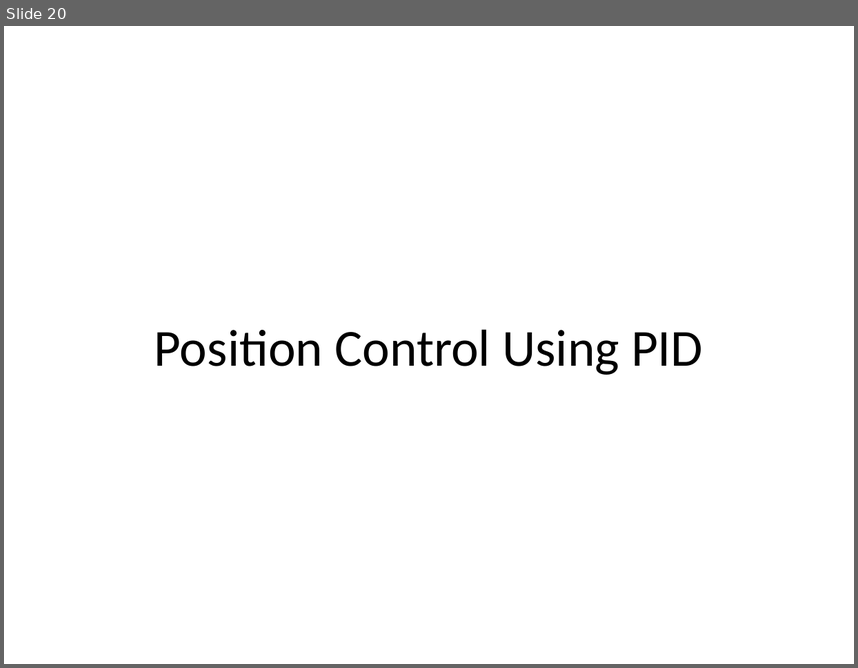
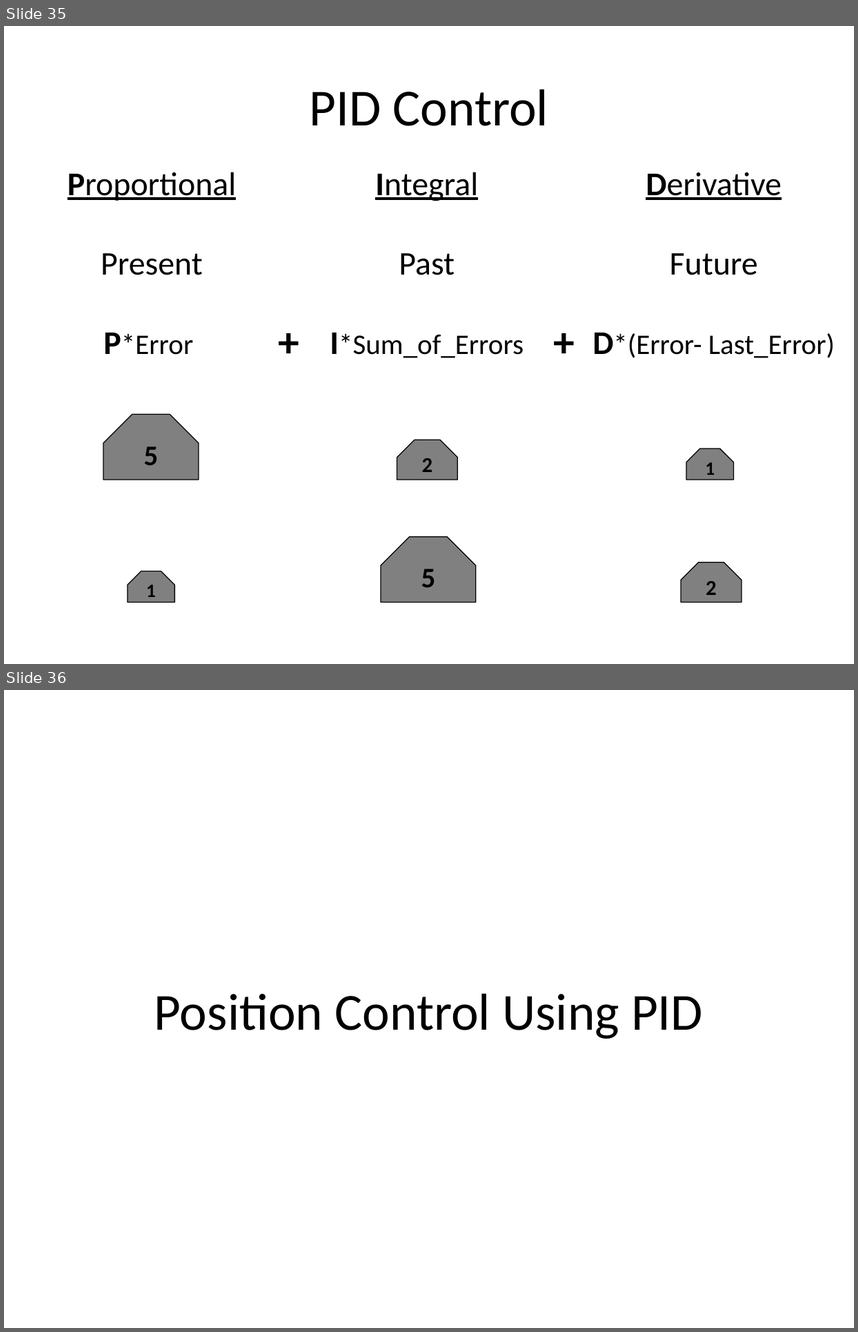
Before and after one commit to arkorobotics/PID, a slide deck: Documents/PID.pptx. Shown one above the other, each under a label of ours: slide 20 before the commit, slides 35 and 36 after it. The pictures are 858x668 and 858x1332 pixels, drawn with LibreOffice and Linux fonts; fonts in the diff are those of the drawing. Boxes give left, top, right and bottom in pixels: in the first picture for what was removed or moved away, otherwise in the second. Text is boxed around its words. In the diff, an @@ line names an element or a change of style, - is before the commit and + after.

```diff
--- a/Documents/PID.pptx
+++ b/Documents/PID.pptx
@@ slide 35 added at box(4, 26, 854, 664), background #FFFFFF @@
@@ title added at box(309, 89, 548, 126), 44 pt, text #000000 @@
+PID Control
@@ text added at box(67, 172, 236, 354), 28 pt, text #000000 @@
+Proportional
+Present
+P*Error
@@ text added at box(330, 172, 524, 358), 24 pt, text #000000 @@
+Integral
+Past
+I*Sum_of_Errors
@@ text added at box(593, 172, 835, 358), 24 pt, text #000000 @@
+Derivative
+Future
+D*(Error- Last_Error)
@@ text added at box(270, 310, 308, 370), 36 pt, text #000000, bold @@
++
@@ text added at box(546, 310, 584, 370), 36 pt, text #000000, bold @@
++
@@ snip same rect added at box(103, 414, 199, 479), fill #808080, outline #000000 0.75 pt, 24 pt, text #000000, bold @@
+5
@@ snip same rect added at box(397, 439, 457, 479), fill #808080, outline #000000 0.75 pt, 18 pt, text #000000, bold @@
+2
@@ snip same rect added at box(686, 448, 734, 480), fill #808080, outline #000000 0.75 pt, 16 pt, text #000000, bold @@
+1
@@ snip same rect added at box(381, 536, 476, 601), fill #808080, outline #000000 0.75 pt, 24 pt, text #000000, bold @@
+5
@@ snip same rect added at box(681, 561, 741, 601), fill #808080, outline #000000 0.75 pt, 18 pt, text #000000, bold @@
+2
@@ snip same rect added at box(128, 571, 175, 602), fill #808080, outline #000000 0.75 pt, 16 pt, text #000000, bold @@
+1
@@ what was slide 20 is now slide 36 @@
```
Also in this commit, not shown: 2 slides changed, 40 other slides added, 1 slide removed, 1 other file.
